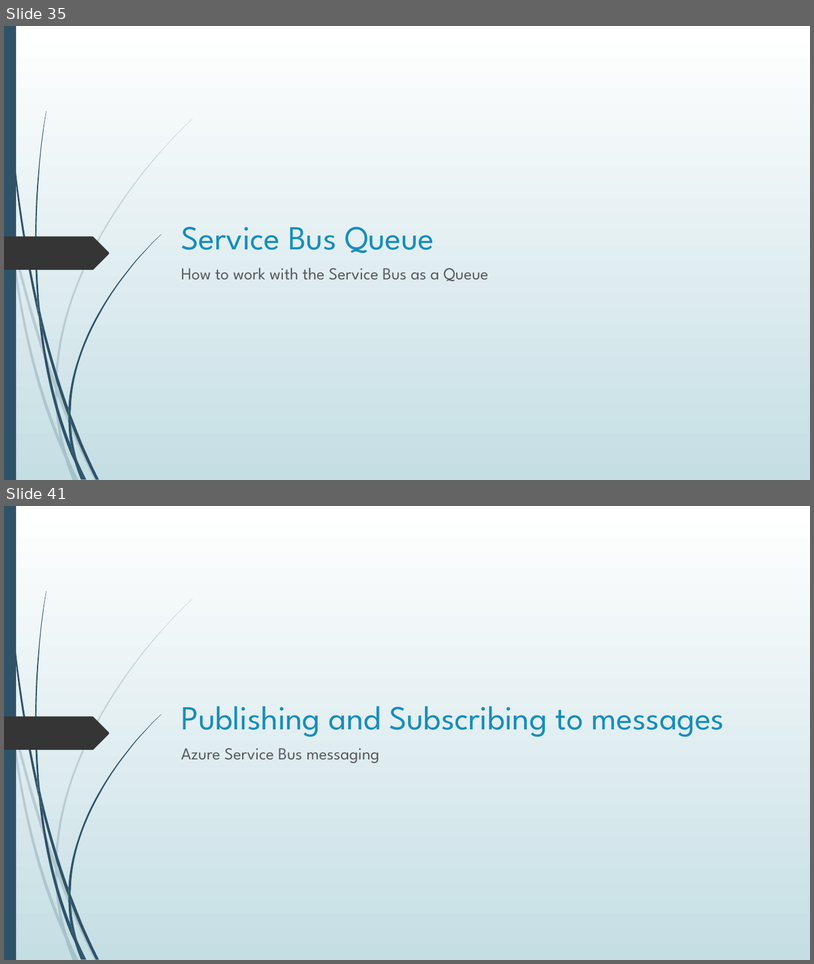
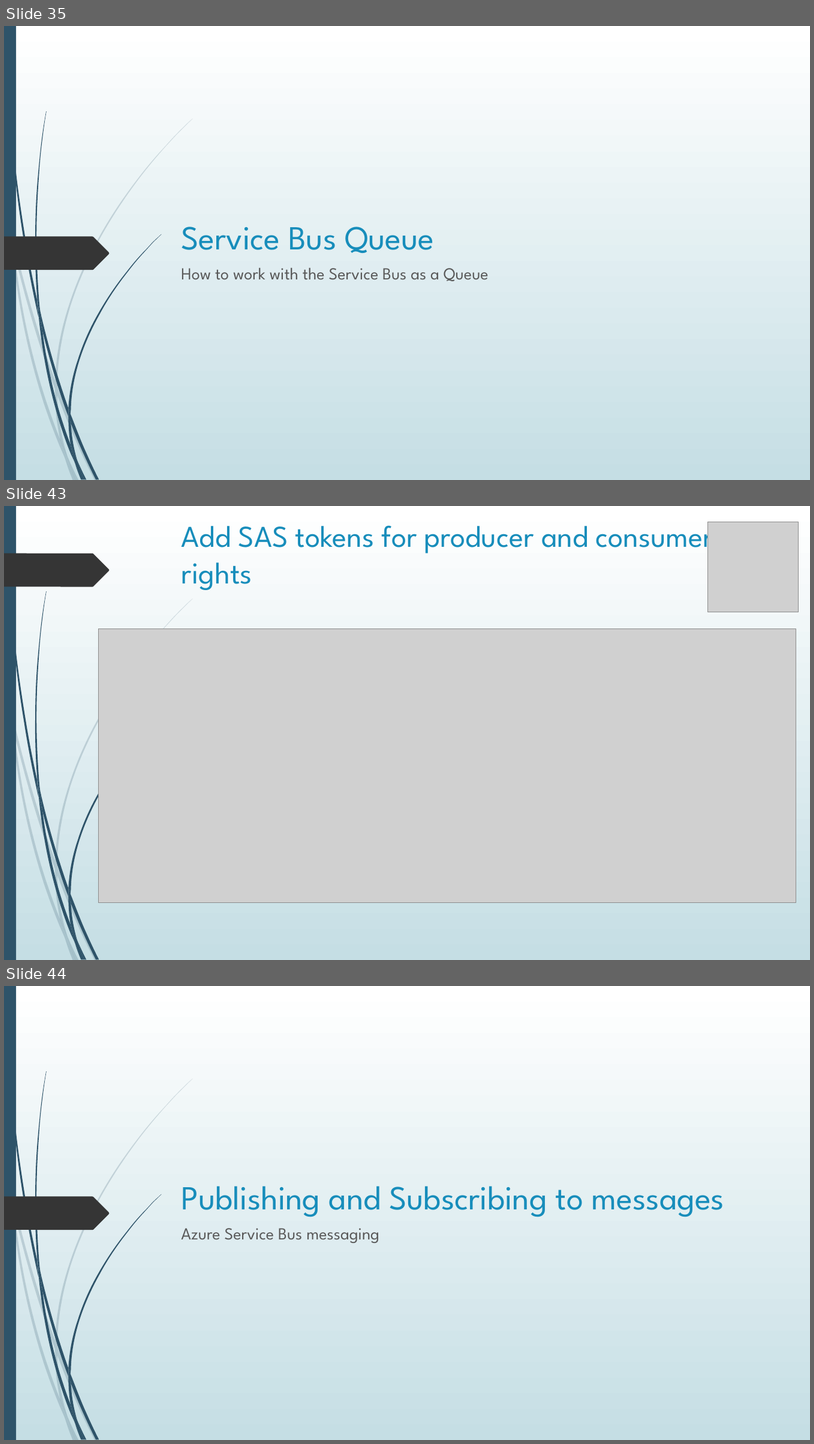
Before and after one commit to blgorman/ServerlessMessagingDemystified, a slide deck: ServerlessMessagingDemystified.pptx. Shown one above the other, each under a label of ours: slides 35 and 41 before the commit, slides 35, 43 and 44 after it; the slides between them are not shown. The pictures are 814x964 and 814x1444 pixels, drawn with LibreOffice and Linux fonts; fonts in the diff are those of the drawing; grey boxes stand for pictures. Boxes give left, top, right and bottom in pixels: in the first picture for what was removed or moved away, otherwise in the second. Text is boxed around its words. In the diff, an @@ line names an element or a change of style, - is before the commit and + after.

```diff
--- a/ServerlessMessagingDemystified.pptx
+++ b/ServerlessMessagingDemystified.pptx
@@ slide 43 added at [4,506,810,960], background gradient #FFFFFF to #C5DEE5; not listed: 23 template elements that a slide beside it also shows @@
@@ title added at [182,522,714,590], 36 pt, text #178DBB @@
+Add SAS tokens for producer and consumer rights
@@ picture added at [709,522,799,612] @@
@@ freeform shape added at [4,553,109,586], fill #353535 @@
@@ picture added at [98,629,796,902] @@
@@ what was slide 41 is now slide 44 @@
```
Also in this commit, not shown: 11 slides changed, 2 other slides added, 12 other files.
